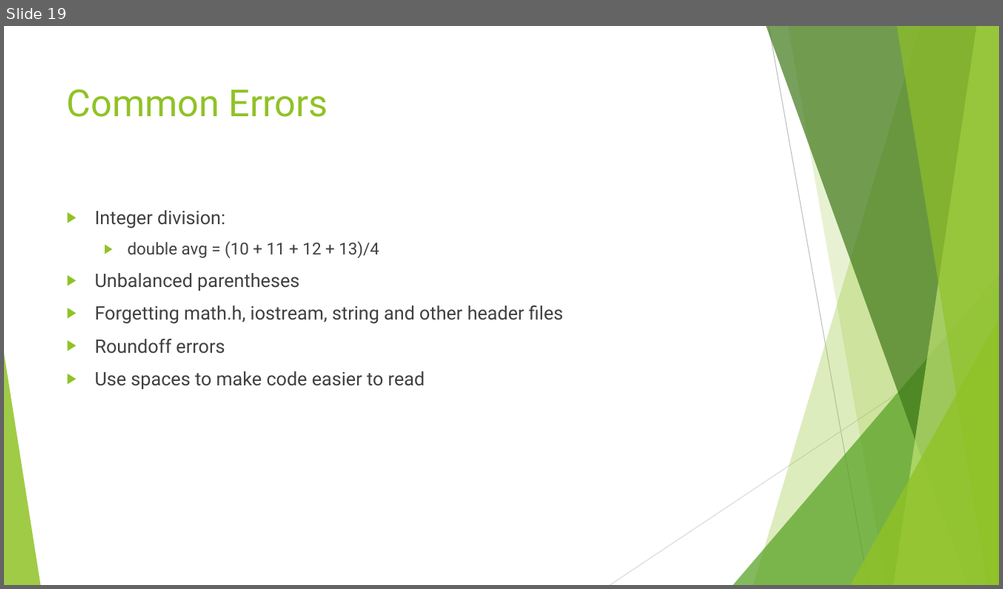
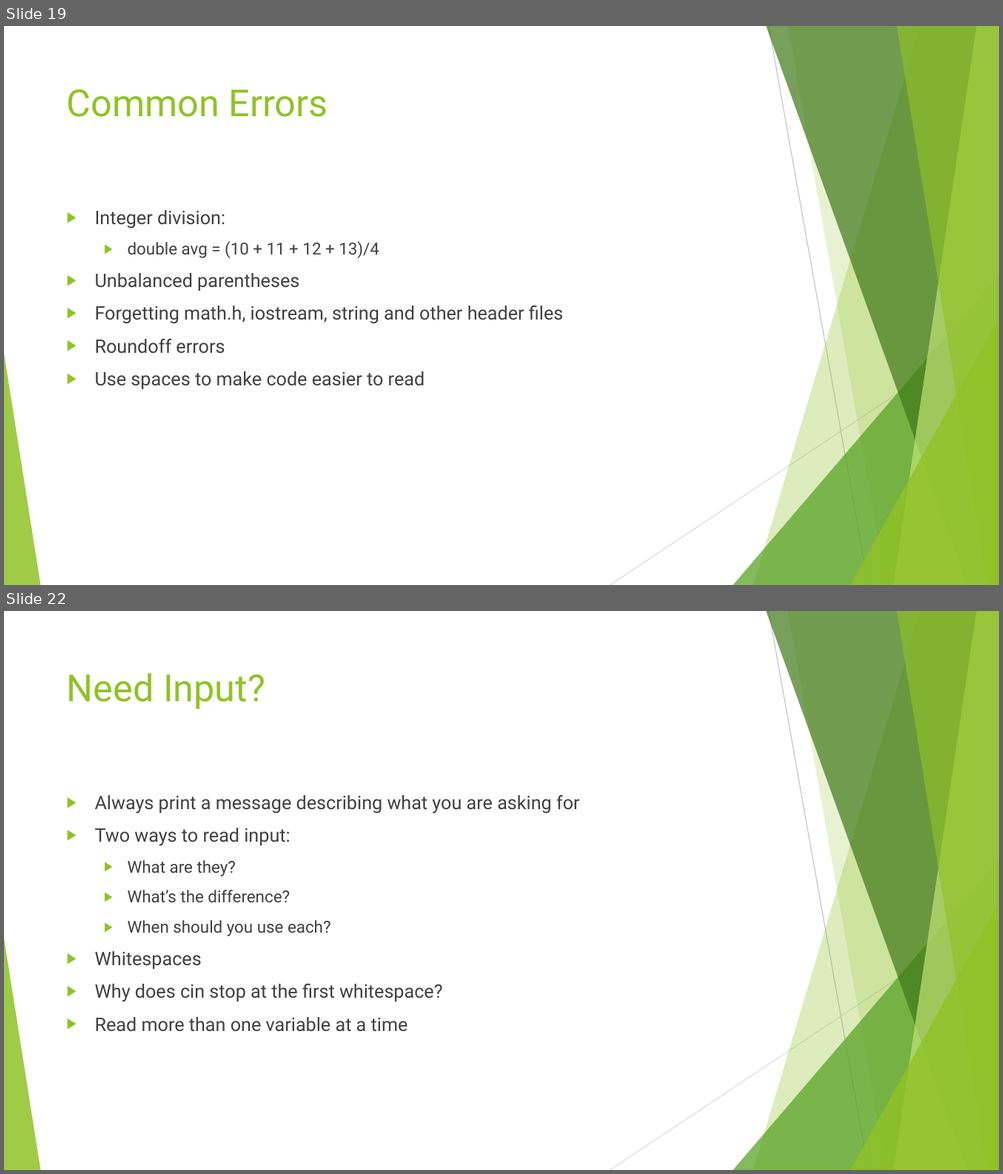
Before and after one commit to AnthemBolts/cpp-class, a slide deck: slides/Intro to C++ 2.pptx. Shown one above the other, each under a label of ours: slide 19 before the commit, slides 19 and 22 after it; the slides between them are not shown. The pictures are 1003x589 and 1003x1174 pixels, drawn with LibreOffice and Linux fonts; fonts in the diff are those of the drawing. Boxes give left, top, right and bottom in pixels: in the first picture for what was removed or moved away, otherwise in the second. Text is boxed around its words. In the diff, an @@ line names an element or a change of style, - is before the commit and + after.

```diff
--- a/slides/Intro to C++ 2.pptx
+++ b/slides/Intro to C++ 2.pptx
@@ slide 22 added at bbox=[4, 611, 999, 1170], background #FFFFFF; not listed: 10 template elements that a slide beside it also shows @@
@@ title added at bbox=[67, 673, 265, 709], 36 pt, text #90C226 @@
+Need Input?
@@ text added at bbox=[95, 795, 580, 1032], 18 pt, text #404040 @@
+▶ Always print a message describing what you are asking for
+▶ Two ways to read input:
+  ▶ What are they?
+  ▶ What’s the difference?
+  ▶ When should you use each?
+▶ Whitespaces
+▶ Why does cin stop at the first whitespace?
+▶ Read more than one variable at a time
```
Also in this commit, not shown: 2 slides changed, 7 other slides added.
